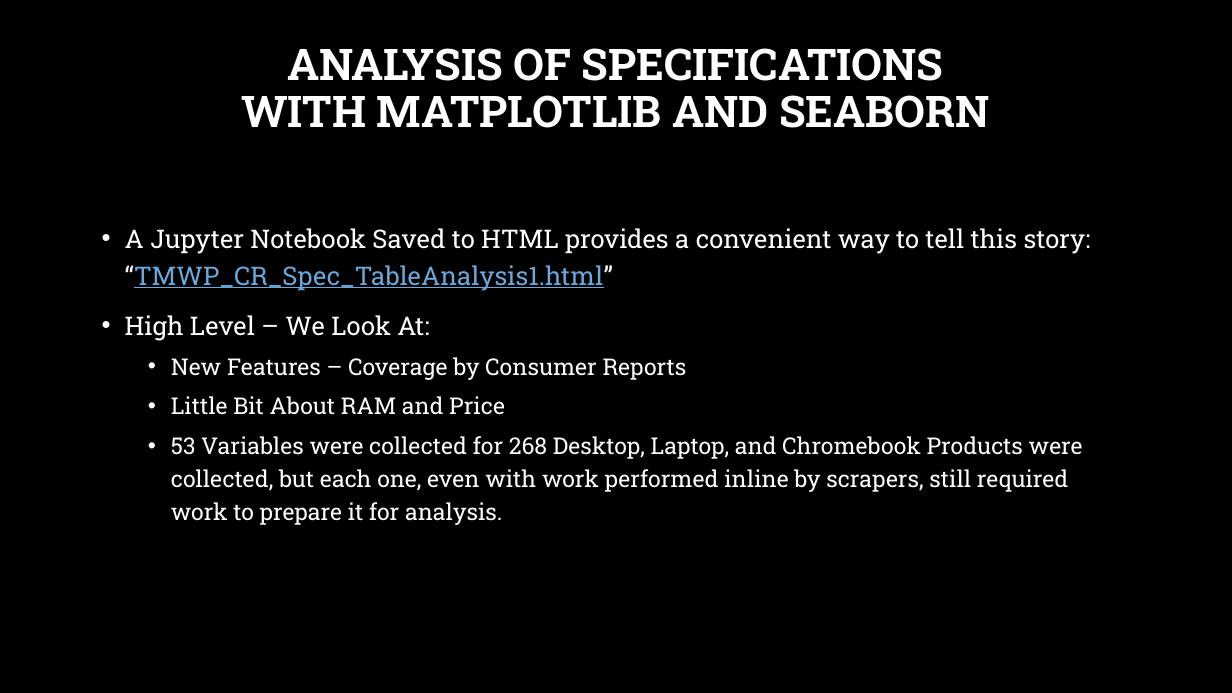
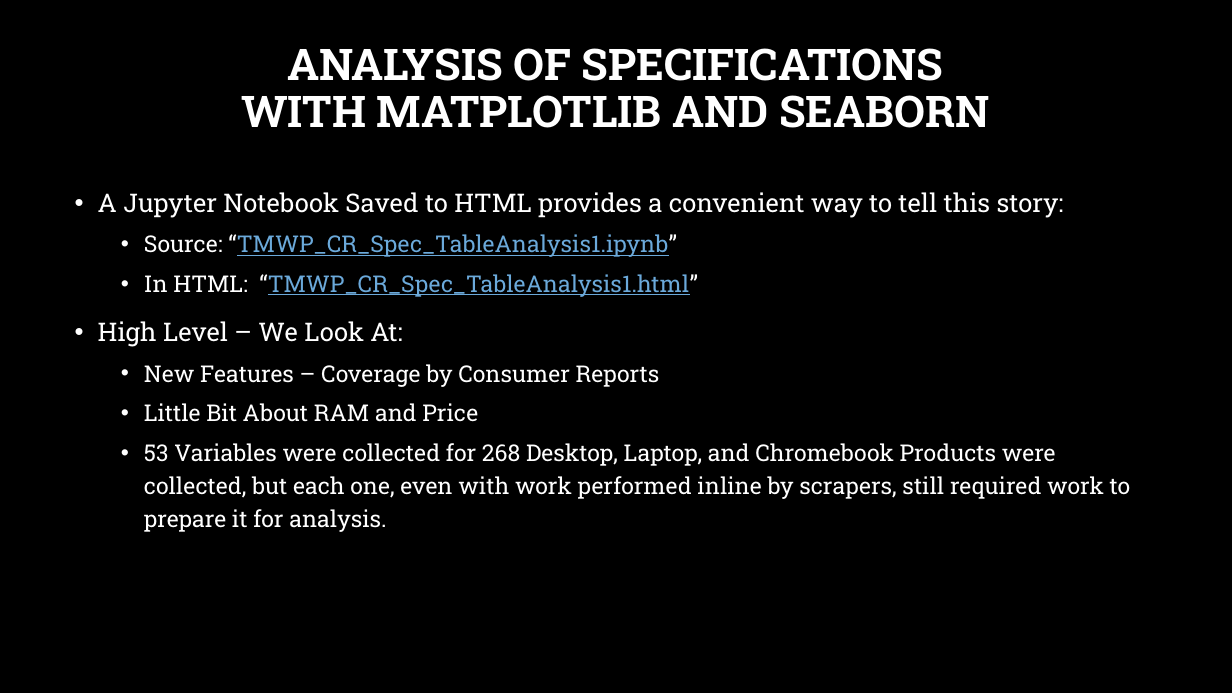
Before and after one commit to TheMitchWorksPro/NYCDSA_CR_WebScrape, a slide deck: slide 9 of Adventures in Data Munging.pptx. Drawn at 1232x693 pixels with LibreOffice and Linux fonts; fonts in the diff are those of the drawing; background and template pictures are left out. Boxes give left, top, right and bottom in pixels: in the first picture for what was removed or moved away, otherwise in the second. Text is boxed around its words. In the diff, an @@ line names an element or a change of style, - is before the commit and + after.

Commit message:
post presentation update - fix hyperlinks in presentation
just pdf and ppt of presentation modified

```diff
--- a/Adventures in Data Munging.pptx
+++ b/Adventures in Data Munging.pptx
@@ text "A Jupyter Notebook Saved to ...": place and size @@
-text "A Jupyter Notebook Saved to ..." at [125,228,1091,525]
+text "A Jupyter Notebook Saved to ..." at [98,192,1131,532]
@@ text at [98,192,1064,297]: text changed; size 20 to 18 pt @@
-• A Jupyter Notebook Saved to HTML provides a convenient way to tell this story: “TMWP_CR_Spec_TableAnalysis1.html”
+• A Jupyter Notebook Saved to HTML provides a convenient way to tell this story:
+  • Source: “TMWP_CR_Spec_TableAnalysis1.ipynb”
+  • In HTML: “TMWP_CR_Spec_TableAnalysis1.html”
```
Also in this commit, not shown: 1 other file.
